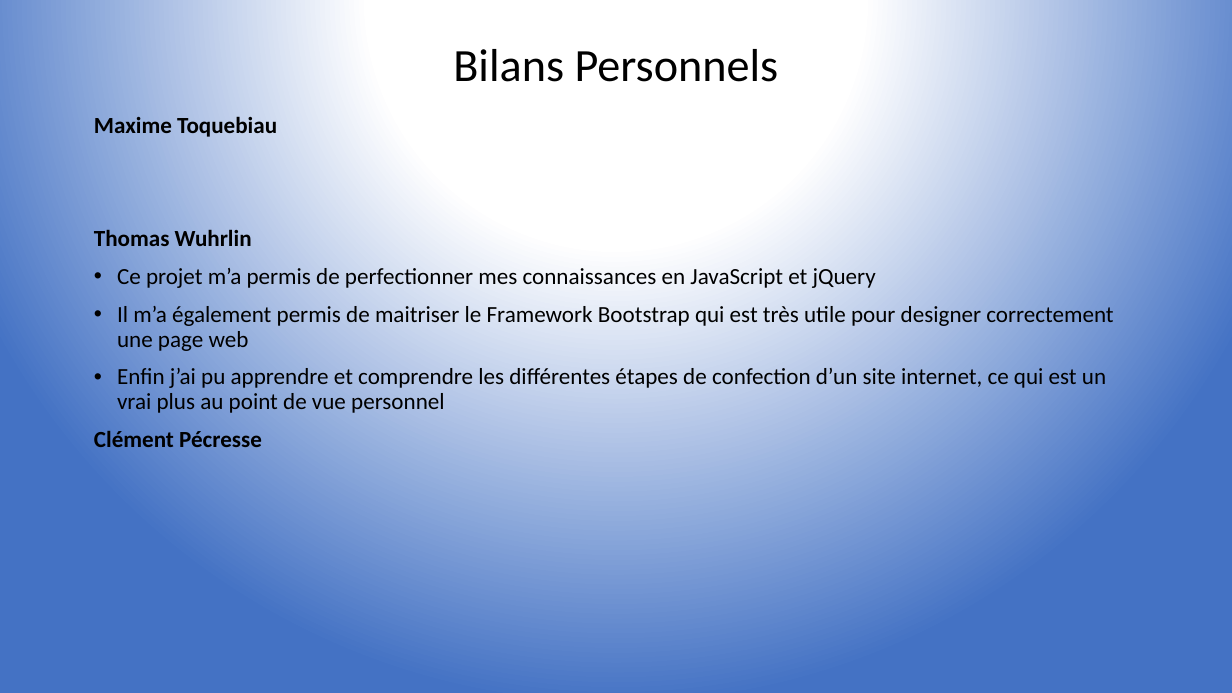
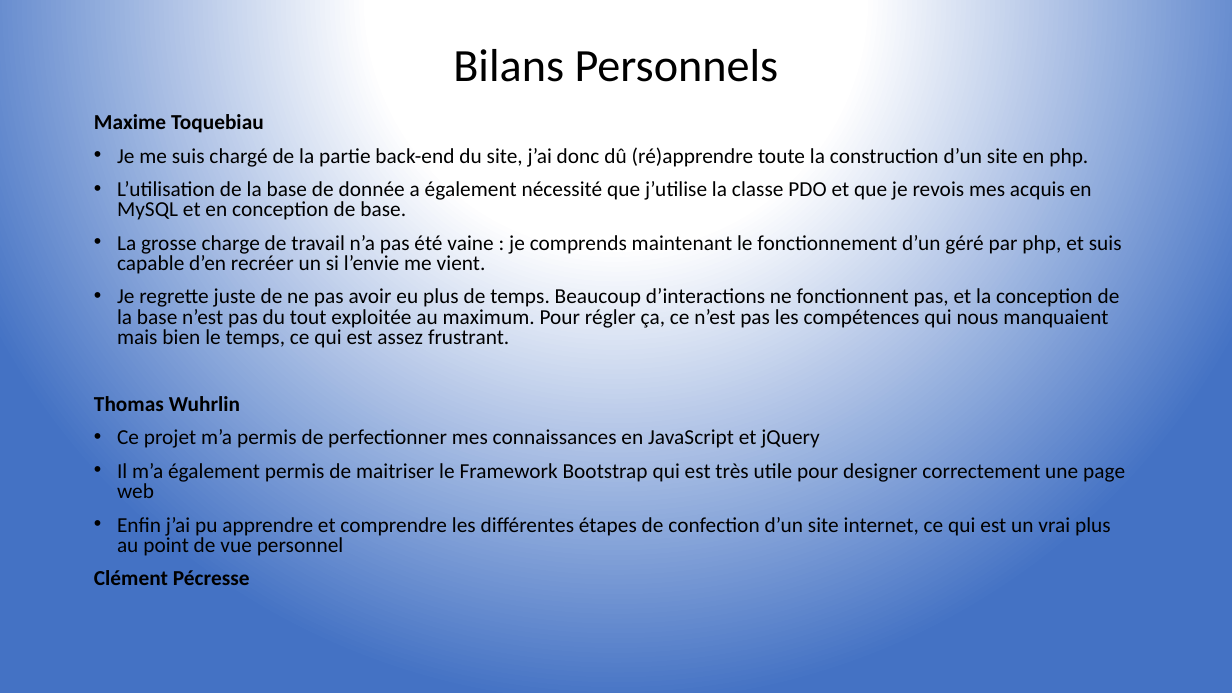
Before and after one commit to Maxtoq/ECELink, a slide deck: slide 12 of Présentation_finale.pptx. Drawn at 1232x693 pixels with LibreOffice and Linux fonts; fonts in the diff are those of the drawing. Boxes give left, top, right and bottom in pixels: in the first picture for what was removed or moved away, otherwise in the second. Text is boxed around its words. In the diff, an @@ line names an element or a change of style, - is before the commit and + after.

Commit message:
partie pp finie

```diff
--- a/Présentation_finale.pptx
+++ b/Présentation_finale.pptx
@@ text at box(94, 114, 1125, 585): size 18 to 16.6 pt in "Maxime Toquebiau", "Thomas Wuhrlin", "Ce projet m’a permis de perfectionner mes ...", "Il m’a également permis de maitriser le ..." and 2 more places; line spacing 0.9 to 0.8 @@
@@ text at box(117, 147, 1122, 348): paragraphs added @@
+• Je me suis chargé de la partie back-end du site, j’ai donc dû (ré)apprendre toute la construction d’un site en php.
+• L’utilisation de la base de donnée a également nécessité que j’utilise la classe PDO et que je revois mes acquis en MySQL et en conception de base.
+• La grosse charge de travail n’a pas été vaine : je comprends maintenant le fonctionnement d’un géré par php, et suis capable d’en recréer un si l’envie me vient.
+• Je regrette juste de ne pas avoir eu plus de temps. Beaucoup d’interactions ne fonctionnent pas, et la conception de la base n’est pas du tout exploitée au maximum. Pour régler ça, ce n’est pas les compétences qui nous manquaient mais bien le temps, ce qui est assez frustrant.
```
Also in this commit, not shown: 5 other slides changed.
